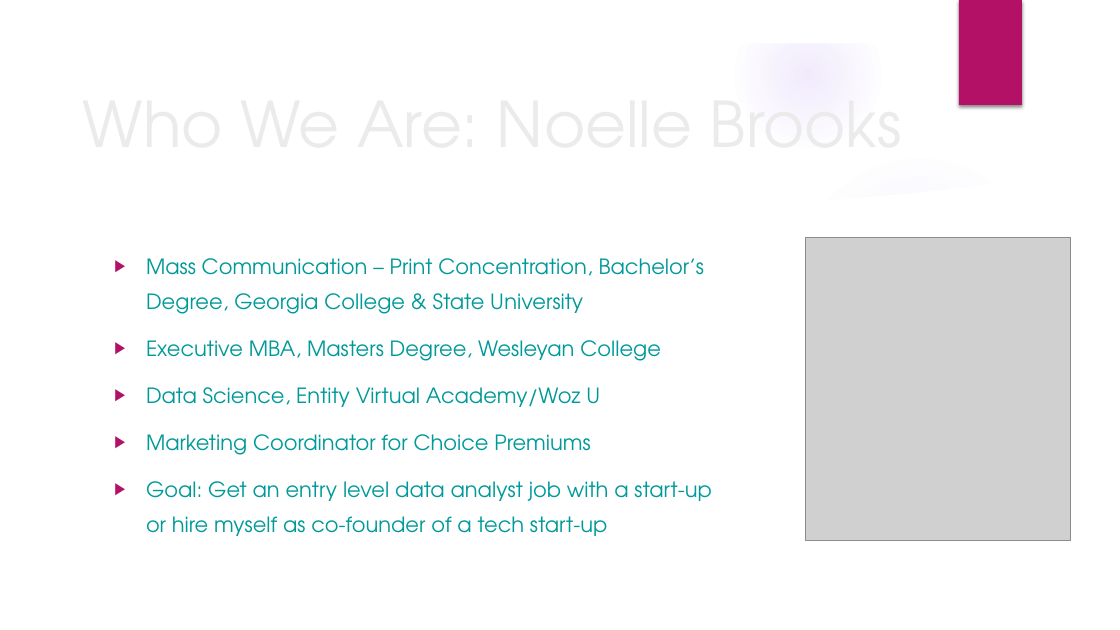
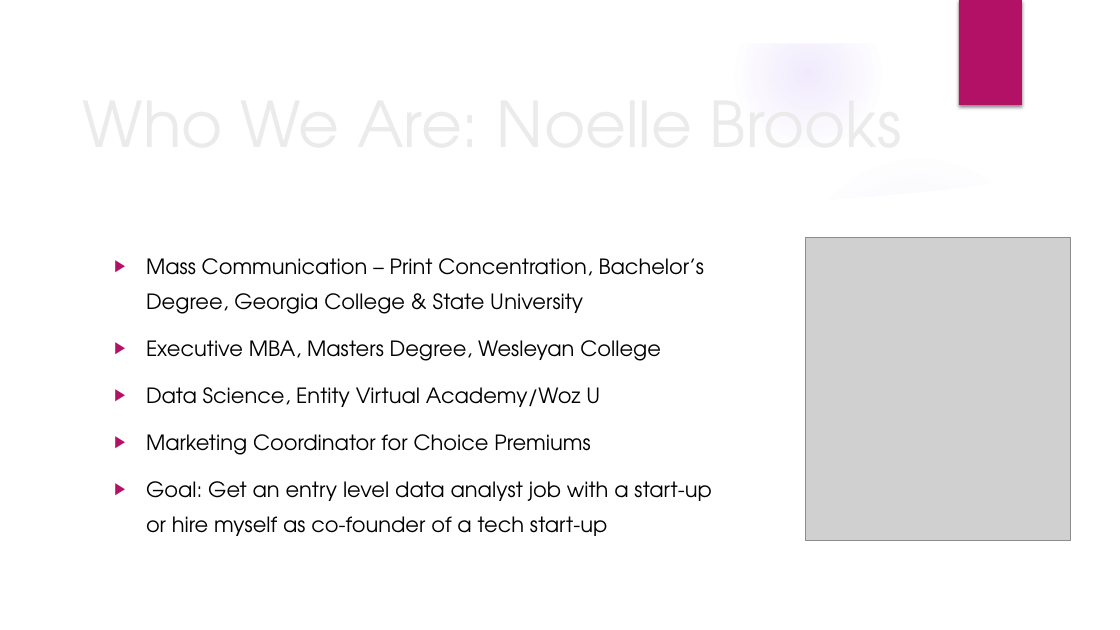
Before and after one commit to janolos/Team-WIB, a slide deck: slide 4 of Women In Business Presentation.pptx. Drawn at 1120x630 pixels with LibreOffice and Linux fonts; fonts in the diff are those of the drawing; grey boxes stand for pictures; background and template pictures are left out. Boxes give left, top, right and bottom in pixels: in the first picture for what was removed or moved away, otherwise in the second. Text is boxed around its words. In the diff, an @@ line names an element or a change of style, - is before the commit and + after.

```diff
--- a/Women In Business Presentation.pptx
+++ b/Women In Business Presentation.pptx
@@ text "Mass Communication – Print Concentration, ..." at <box>146,258,711,536</box>: text colour #009999 to #000000 @@
```
Also in this commit, not shown: 7 other slides changed, 4 slides added, 1 slide removed.
